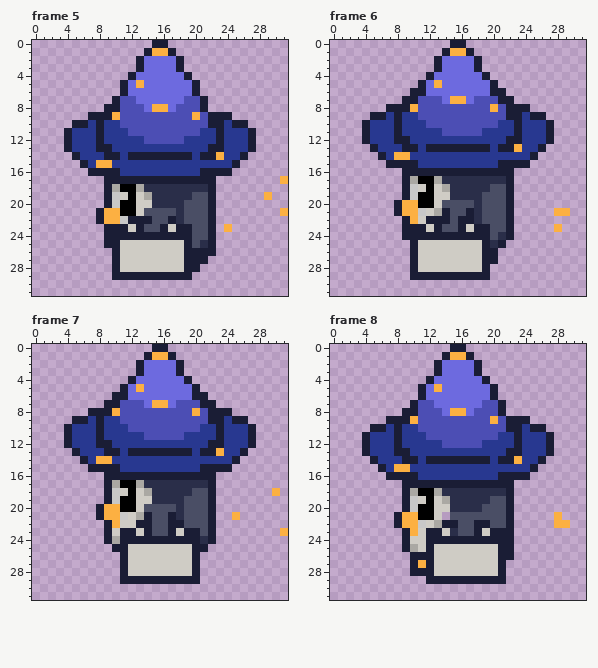
File history of a animated GIF sprite, frontend/public/game/pengu-work.gif. The first picture shows the starting point.
The file is 128x128 pixels, drawn in blocks of 4x4; one block is one cell here. Shown: frame 5, frame 6, frame 7, frame 8. The commit also changed other frames, which this record leaves out.
And afterwards:
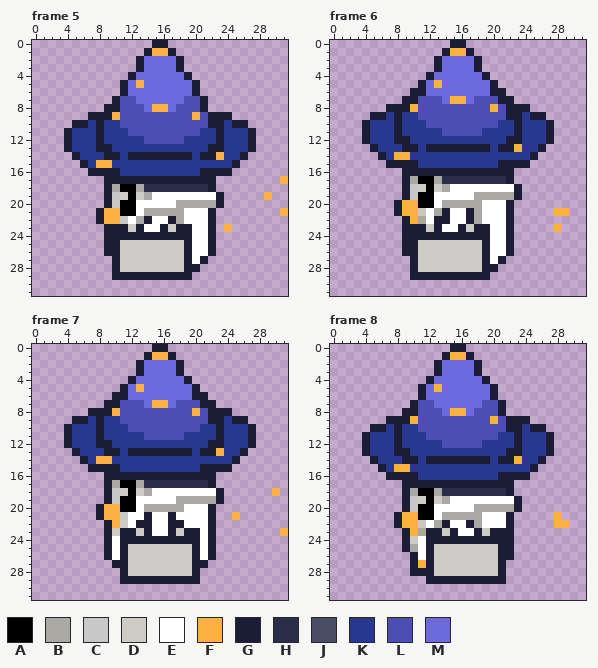
Palette (. is transparent): A #000000  B #aaa8a3  C #c8c8c8  D #cfccc5  E #ffffff  F #fcb042  G #1a1d35  H #2a2e49  J #4a4e65  K #283890  L #4c4eb4  M #6d6adf
Changes in this commit:
Changed rows in their new state; - is an unchanged pixel.
Frame 5:
first column x 9:
19 ------EEEEEEEEG
20 ----EEEEEBBBBBG
21 ----EBBBBBEEE--
22 ---EB-EE-BEEE--
23 -----EE----EE--
24 -----------EE--
25 -----------EE--
26 G----------EE--
27 -----------E---
Frame 6:
first column x 9:
18 ------EEEEEEEEG
19 ----EEEEEBBBBBG
20 ----EBBBBBEEE--
21 ---E--EE-BEEE--
22 --BE--EE-BEEE--
23 -----EE----EE--
24 -----------EE--
25 G----------EEG-
26 G----------EEG-
27 -----------EG--
28 -----------G---
Frame 7:
first column x 9:
18 ------EEEEEEEEG
19 ----EEEEEBBBBBG
20 ----EBBBBBEEE--
21 ---EE-EE-EEEE--
22 ---E--EE--EEE--
23 ------EE----E--
24 -E----------E--
25 GE----------EG-
26 GE----------EG-
27 -G----------G--
Frame 8:
first column x 11:
19 ----EEEEEEEEG
20 --EEEEEBBBBBG
21 --EBBBBBEEE--
22 -E--EEGBEEE--
23 B---GEE------
24 E------------
25 E------------
26 E------------
Where, in picture pixels (left, top, right, bottom), the same in both pictures:
changed: (104, 192, 224, 264)
changed: (402, 184, 522, 272)
changed: (104, 488, 224, 568)
changed: (418, 496, 522, 560)
